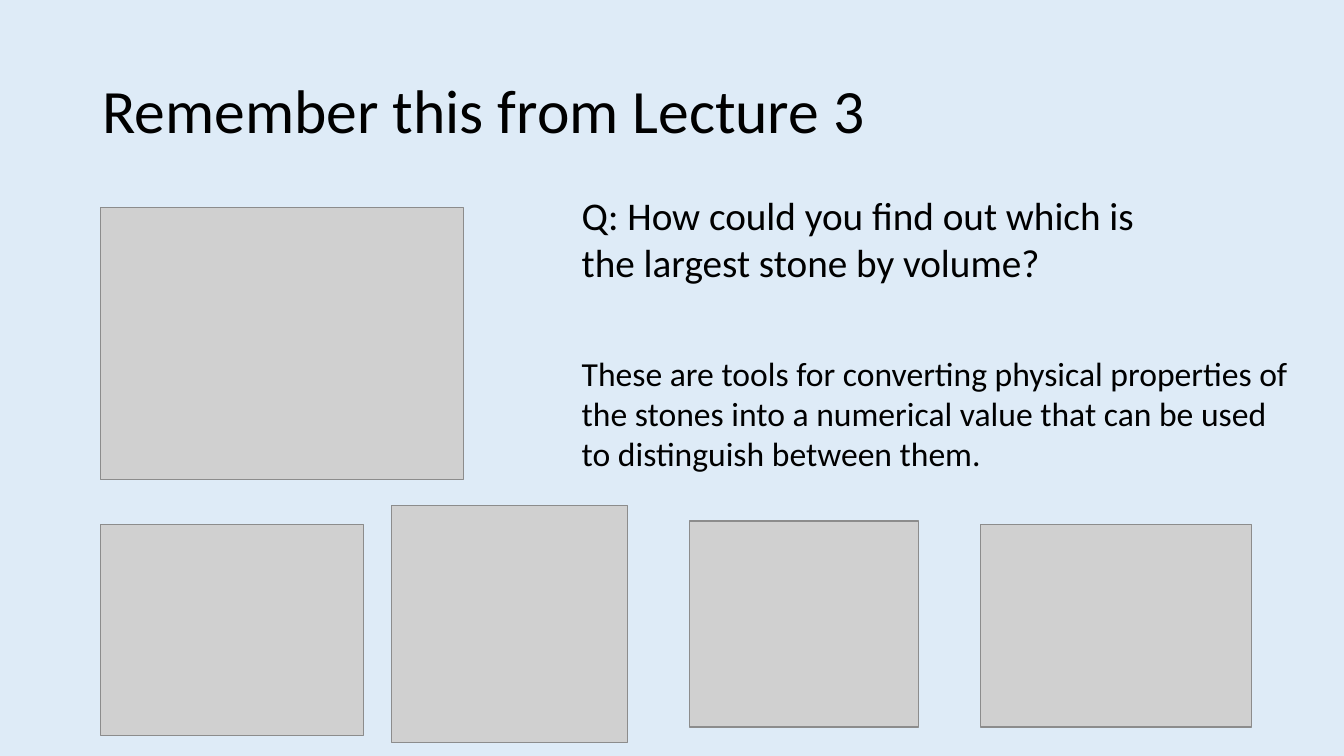
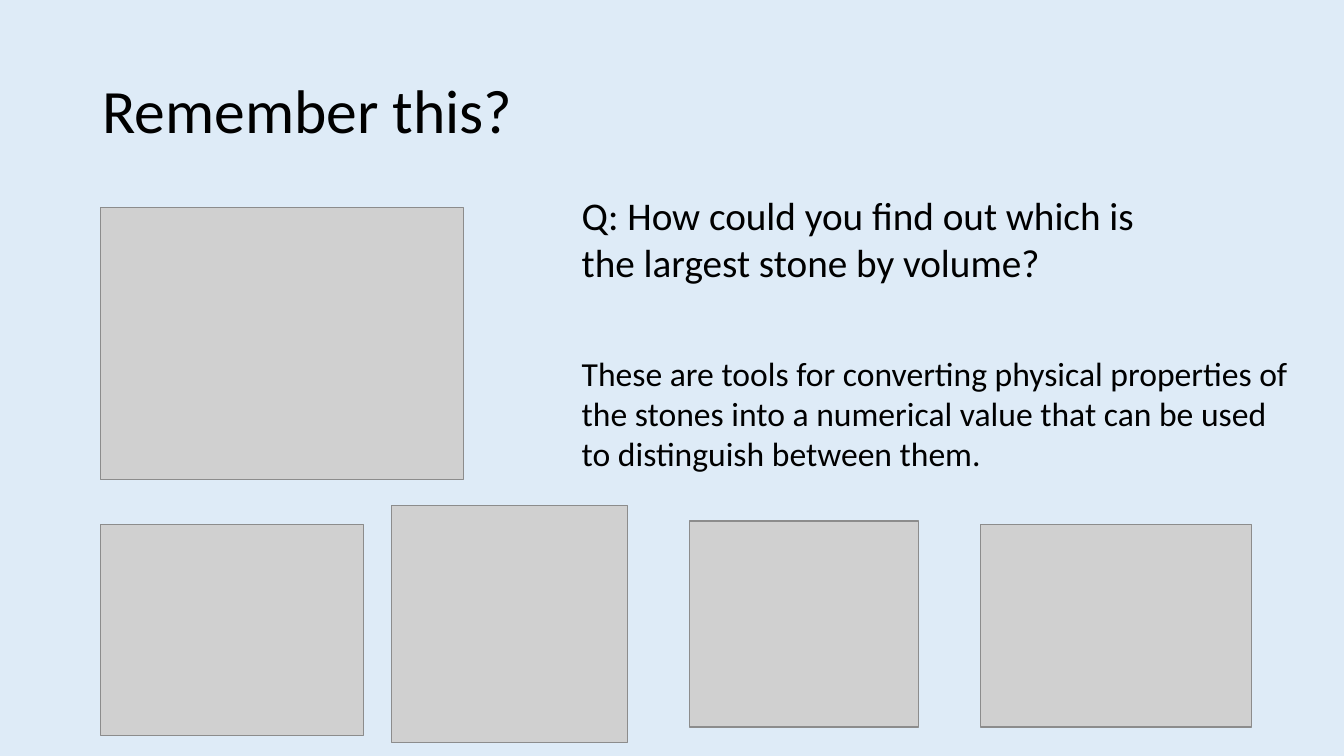
Before and after one commit to ajwills72/rmhealth-found, a slide deck: slide 3 of docs/experiments_data.pptx. Drawn at 1344x756 pixels with LibreOffice and Linux fonts; fonts in the diff are those of the drawing; grey boxes stand for pictures. Boxes give left, top, right and bottom in pixels: in the first picture for what was removed or moved away, otherwise in the second. Text is boxed around its words. In the diff, an @@ line names an element or a change of style, - is before the commit and + after.

```diff
--- a/docs/experiments_data.pptx
+++ b/docs/experiments_data.pptx
@@ title at <box>102,90,513,134</box>: text changed @@
-Remember this from Lecture 3
+Remember this?
```
Also in this commit, not shown: 15 other slides changed, 3 slides added, 25 slides removed, 3 other files.
